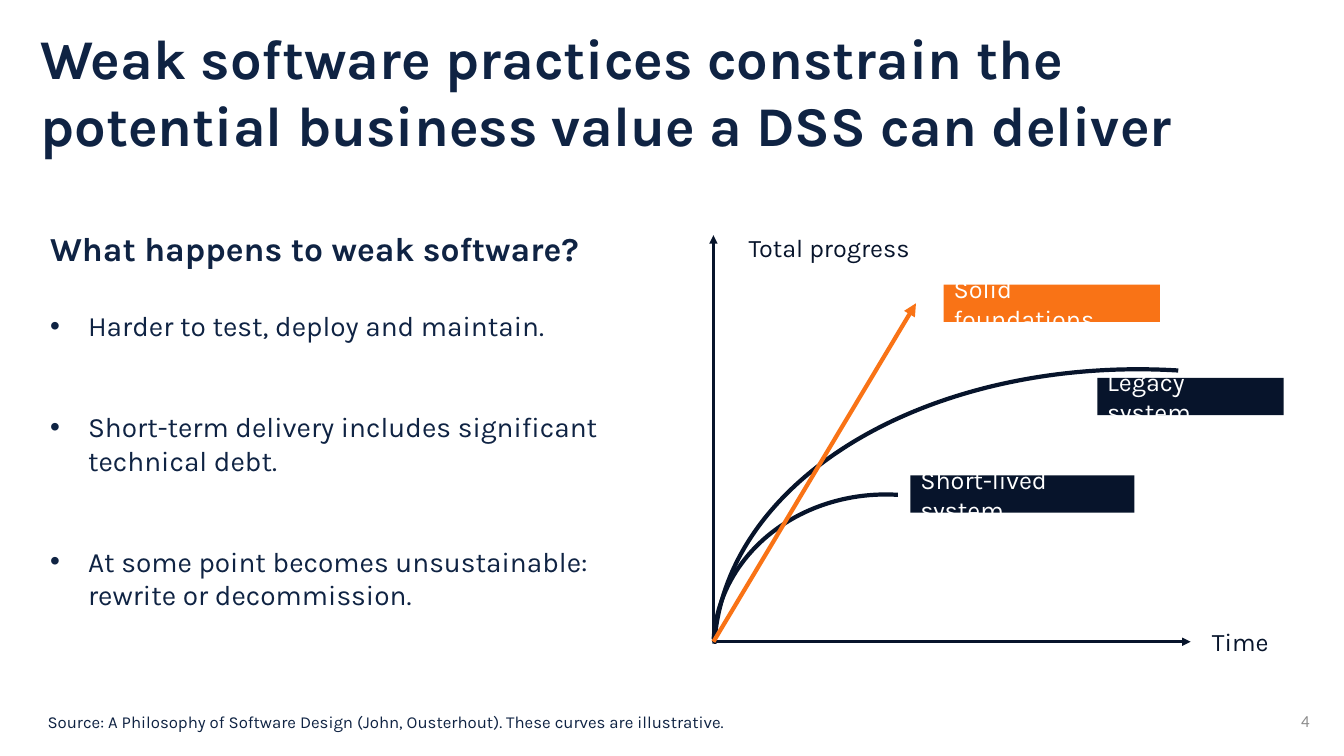
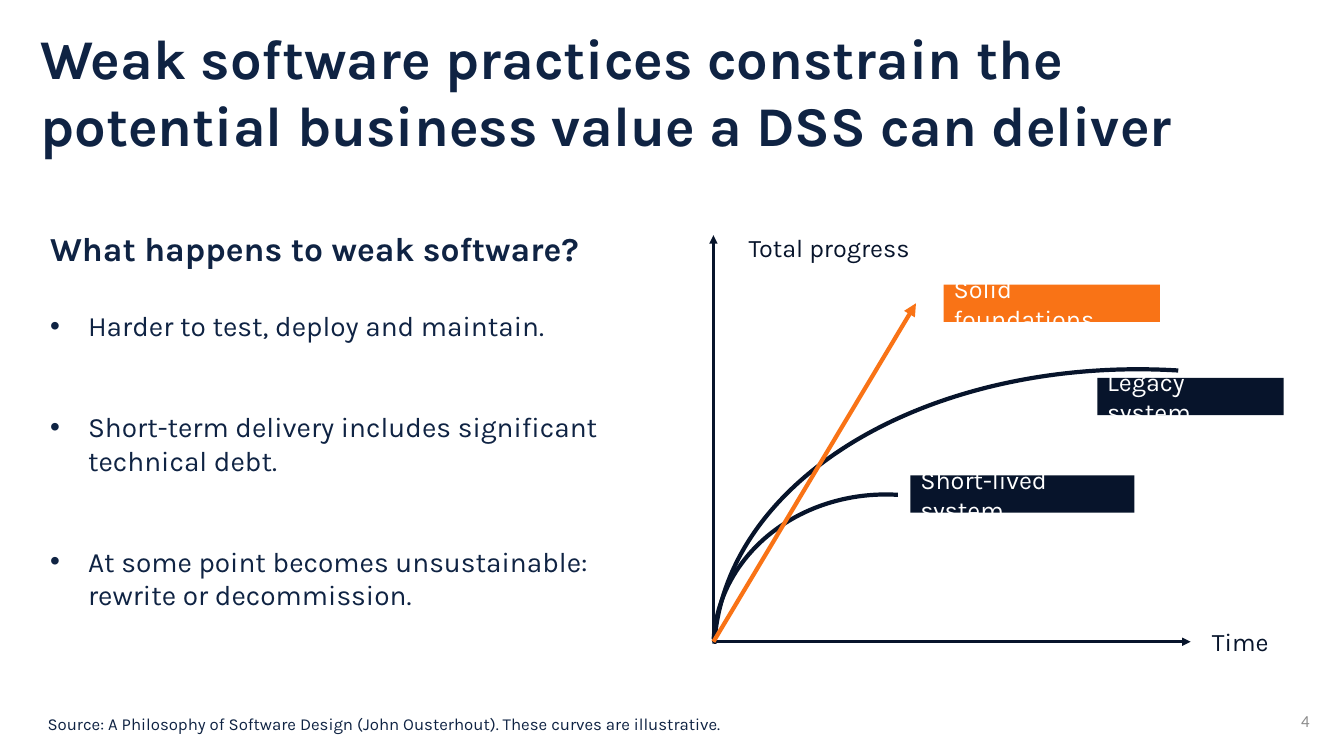
Before and after one commit to sefop/sefop-training-hub, a slide deck: slide 4 of workshops/2026-10-25-agifors-annual-symposium/agifors-sefop.pptx. Drawn at 1344x756 pixels with LibreOffice and Linux fonts; fonts in the diff are those of the drawing. Boxes give left, top, right and bottom in pixels: in the first picture for what was removed or moved away, otherwise in the second. Text is boxed around its words. In the diff, an @@ line names an element or a change of style, - is before the commit and + after.

Commit message:
pptx update

```diff
--- a/workshops/2026-10-25-agifors-annual-symposium/agifors-sefop.pptx
+++ b/workshops/2026-10-25-agifors-annual-symposium/agifors-sefop.pptx
@@ text at [48, 718, 720, 734]: text changed @@
-Source: A Philosophy of Software Design (John, Ousterhout). These curves are illustrative.
+Source: A Philosophy of Software Design (John Ousterhout). These curves are illustrative.
```
Also in this commit, not shown: 2 other slides changed, 1 other file.
